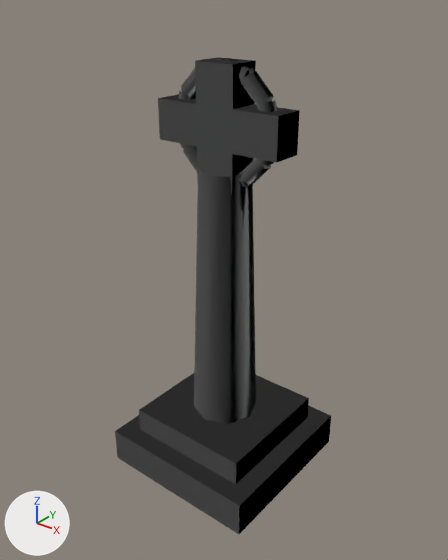
The OBJ model Assets/Art/Models/Rocks/Celtic_Cross.obj, before and after one commit.
One viewpoint serves both versions: a camera (50 mm lens) standing at (2.22, -2.78, 3.1) and looking at (0.0, -0.02, 1.39). The axes (+X, +Y, +Z) are drawn at lower left. The lights are the same throughout. The older version comes first. Where no turn or scale is listed for an object, it has been applied to the vertices. Vertices at exactly the same position are counted once.

Before the edit, the objects in view are built like this:
```python
me_celticcross_prefab = bpy.data.meshes.new('CelticCross_Prefab')
me_celticcross_prefab.from_pydata(...)  # 168 vertices, 208 faces; spans x -0.55..0.55, y -0.55..0.55, z 0.0..2.71
me_celticcross_prefab.materials.append(mat_stone)  # white #e7e7e7
ob_celticcross_prefab = bpy.data.objects.new('CelticCross_Prefab', me_celticcross_prefab)
ob_celticcross_prefab.location = (0.0, 0.0, 0.0)
```
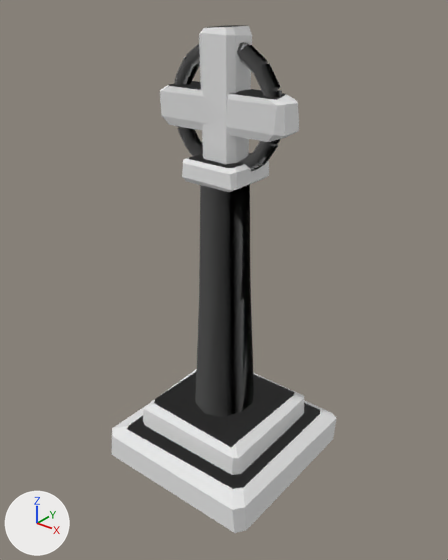
Location of each change, [x1, y1, x2, y2] in pixels of the pictures (448 x 560 px):
'CelticCross_Prefab', reshaped (6% taller)
    before: [115, 57, 331, 534]
    after: [111, 25, 336, 533]
part 1 of me_celticcross_prefab, rebuilt (9% wider)
    before: [178, 58, 277, 187]
    after: [174, 42, 282, 171]
part 2 of me_celticcross_prefab, rebuilt (9% shorter)
    before: [194, 169, 256, 424]
    after: [195, 184, 254, 417]
part 3 of me_celticcross_prefab, rebuilt
    before: [115, 405, 331, 534]
    after: [111, 400, 336, 533]
part 4 of me_celticcross_prefab, rebuilt
    before: [195, 57, 256, 194]
    after: [199, 25, 252, 164]
part 5 of me_celticcross_prefab, rebuilt
    before: [139, 373, 309, 484]
    after: [143, 369, 304, 475]
part 6 of me_celticcross_prefab, rebuilt (11% shorter)
    before: [158, 94, 300, 163]
    after: [160, 81, 299, 142]
part 7 of me_celticcross_prefab, added
    after: [182, 153, 269, 192]

The change, as a diff of the scene's bpy script:
```diff
--- a/Assets/Art/Models/Rocks/Celtic_Cross.obj.py
+++ b/Assets/Art/Models/Rocks/Celtic_Cross.obj.py
@@ me_celticcross_prefab @@
 # used by ob_celticcross_prefab; location = (0.0, 0.0, 0.0)
-me_celticcross_prefab.from_pydata(...)  # 168 vertices, 208 faces; spans x -0.55..0.55, y -0.55..0.55, z 0.0..2.71
+me_celticcross_prefab.from_pydata(...)  # 360 vertices, 552 faces; spans x -0.6..0.59, y -0.6..0.6, z -0.01..2.88
+# me_celticcross_prefab part 1: the loose piece of 120 vertices spanning x -0.36..0.36, y -0.05..0.05, z 1.99..2.71 is rebuilt with 160 vertices and now spans x -0.38..0.38, y -0.05..0.05, z 2.06..2.82
+# me_celticcross_prefab part 2: the loose piece of 16 vertices spanning x -0.22..0.22, y -0.22..0.22, z 0.4..2.1 is rebuilt with 30 vertices and now spans x -0.19..0.19, y -0.22..0.22, z 0.45..2.08
+# me_celticcross_prefab part 3: the loose piece of 8 vertices spanning x -0.55..0.55, y -0.55..0.55, z 0.0..0.24 is rebuilt with 34 vertices and now spans x -0.6..0.59, y -0.6..0.6, z -0.01..0.29
+# me_celticcross_prefab part 4: the loose piece of 8 vertices spanning x -0.13..0.13, y -0.1..0.1, z 2.0..2.7 is rebuilt with 34 vertices and now spans x -0.13..0.13, y -0.11..0.11, z 2.08..2.88
+# me_celticcross_prefab part 5: the loose piece of 8 vertices spanning x -0.43..0.43, y -0.42..0.43, z 0.23..0.41 is rebuilt with 34 vertices and now spans x -0.43..0.43, y -0.43..0.43, z 0.25..0.47
+# me_celticcross_prefab part 6: the loose piece of 8 vertices spanning x -0.43..0.43, y -0.1..0.1, z 2.23..2.47 is rebuilt with 34 vertices and now spans x -0.45..0.45, y -0.1..0.11, z 2.32..2.56
+# me_celticcross_prefab part 7: a new loose piece of 34 vertices spanning x -0.2..0.21, y -0.19..0.18, z 2.03..2.17, in mat_stone (white #e7e7e7)
 me_celticcross_prefab.materials.append(mat_stone)
```
